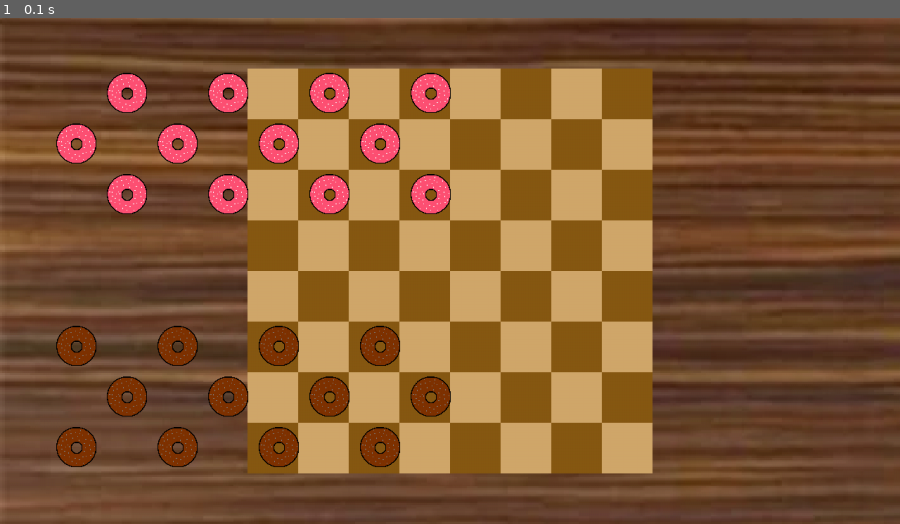
Above: before the commit, frame 1.
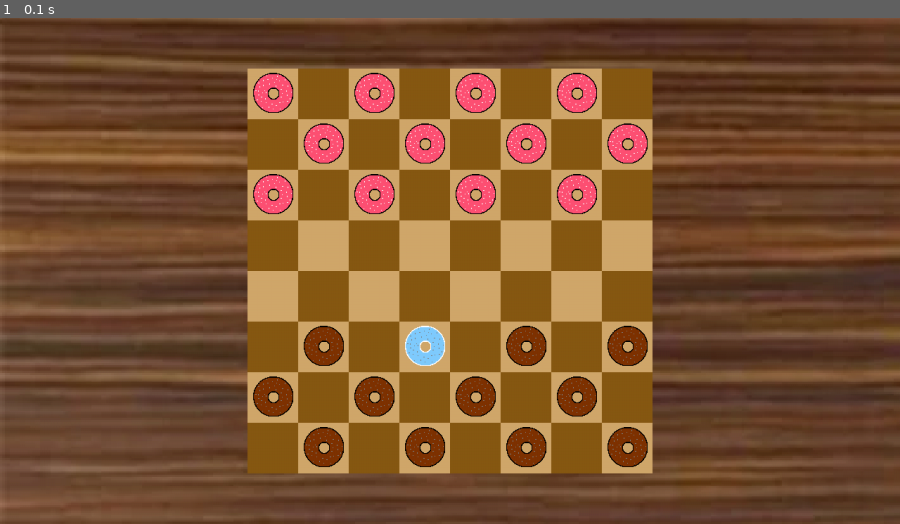
Above: after the commit, the same moment.

Repository: SeriousGuy888/pygame-checkers
Game: pygame game, started from __main__.py
Same seed, same stepped clock (60 frames per second), same inputs: the game is played once before the commit and once after it.
Inputs:
- Up to frame 1 (0.1 s): no input

The runs differ from the first frame. In frame 1, 13% of the frame differs, in the area x 6-72%, y 10-89%.

Commit message:
adding movement for piece class
also added kingpiece class to inherit from piece class

Diff:
--- a/__main__.py
+++ b/__main__.py
@@ -2,6 +2,7 @@
 import math
 import sys
 import pygame
+import random
 
 from pygame.locals import (
     K_ESCAPE,
@@ -10,6 +11,7 @@
 )
 
 from checkers_classes import piece
+from checkers_classes import king_piece
 from checkers_classes import square
 
 user32 = ctypes.windll.user32
@@ -45,7 +47,7 @@
 # * red down; black up
 
 
-dogshit = ["dog", "shit", "this is an easter egg that no one will find unless there's dog in 🌈"]
+dogshit = ["dog", "shirt", "this is an easter egg that no one will find unless there's dog in 🌈"]
 
 pieces = []
 squares = []
@@ -62,14 +64,24 @@
 
     for x in range(1, 8, 2):
         for y in range(1, 4):
-            pieces.append(piece.Piece(0, x + (y % 2), y))
-    for x in range(1, 8, 2):
+            x_coord = x + (y % 2)
+            y_coord = y
+            for loop_square in squares:
+                if loop_square.x == x_coord and loop_square.y == y_coord:
+                    pieces.append(piece.Piece(0, loop_square))
         for y in range(6, 9):
-            pieces.append(piece.Piece(1, x + (y % 2), y))
+            x_coord = x + (y % 2)
+            y_coord = y
+            for loop_square in squares:
+                if loop_square.x == x_coord and loop_square.y == y_coord:
+                    pieces.append(piece.Piece(1, loop_square))
+
+    random.choice(pieces).move_piece()
+
 main()
 
-while RUNNING:
-    for event in pygame.event.get():
+while RUNNING: # main game loop
+    for event in pygame.event.get(): # process every event
         if event.type == KEYDOWN: # detect key presses
             if event.key == K_ESCAPE: # detect esc
                 RUNNING = False # quit
@@ -77,10 +89,10 @@
             RUNNING = False # kills stuffs :D
 
 
-    screen.blit(background_image, (0, 0))
-    for square in squares:
+    screen.blit(background_image, (0, 0)) # display background image
+    for square in squares: # process all the squares
         square.render()
-    for piece in pieces:
+    for piece in pieces: # process all the pieces
         piece.render()
 
     pygame.display.update()
--- /dev/null
+++ b/checkers_classes/king_piece.py
@@ -0,0 +1,11 @@
+import sys
+import __main__ as main
+sys.path.append("..")
+
+def override(f):
+    return f
+
+class KingPiece(main.piece.Piece):
+    @override
+    def move_piece(self):
+        pass
--- a/checkers_classes/piece.py
+++ b/checkers_classes/piece.py
@@ -3,53 +3,115 @@
 sys.path.append("..")
 
 class Piece(main.pygame.sprite.Sprite):
-    def __init__(self, team, x, y):
+    def __init__(self, team, square):
         main.pygame.sprite.Sprite.__init__(self)
+
+        self.x = square.x
+        self.y = square.y
 
         if team == 0:
             img = main.red_piece_texture_path
+            self.y_move = self.y - 1
         elif team == 1:
             img = main.black_piece_texture_path
+            self.y_move = self.y + 1
         else:
-            print("fuck you. you broke everything")
+            print("duck you. you broke everything")
 
         self.image, self.rect = img, img
         the_screen = main.pygame.display.get_surface() # get the screen variable i think
         self.area = the_screen.get_rect()
         self.team = team
-        self.x = x
-        self.y = y
 
     def move_piece(self):
+        ghost_piece = (127, 127, 127, 0.67)
+
         self.image = main.red_piece_sel_texture_path
-        y_move = self.y - main.square_size
+        y_move = self.y - 1
 
         if self.team == 1:
             self.image = main.black_piece_sel_texture_path
-            y_move = self.y + main.square_size
+            y_move = self.y + 1
 
         can_move_left = True
         can_move_right = True
-        can_jump_left = False
-        can_jump_right = False
+        checking_jumps = True
+        jump_count = 0
+        # Checks if they can move
+        # while checking_jumps:
+        for loop_piece in main.pieces:
+            # print(loop_piece.x)
+            # print(self.x + 1)
+            # print(loop_piece.x == self.x + 1)
 
-        # Checks if they can move
-        for loop_piece in main.pieces:
-            if loop_piece.x == self.x + main.square_size:
-                can_move_right = False
-                if loop_piece.team != self.team:
-                    pass
-                    # TODO: somehow figure out if this can jump
+            if loop_piece.x == self.x + 1 and loop_piece.y == self.y_move or jump_count > 0: # checks if there is a piece blocking the path
+                can_move_right = False # makes it not able to move if theres a piece blocking the path
+                print("you cant shirt box move right")
+                # if loop_piece.team != self.team: # if the piece that is blocking the path is on the other team, then
+                #     checking_jumps = loop_piece.can_be_jumped("right") # checks if the piece in the path can be jumped
+                #     if checking_jumps: # if it can be jumped, then
+                #         main.pygame.draw.circle(main.screen, ghost_piece, (self.x + 2.5, y_move * 2 + 0.5)) # Creates a gray circle which is an option to move
+                #         jump_count += 1 # Increases jump count
+                # else: # If the piece is on the same team then
+                #     checking_jumps = False # Doesn't check for jump
 
-            elif loop_piece == self.x - main.square_size:
-                can_move_left = False
+            elif loop_piece == self.x - 1 and loop_piece.y == self.y_move or jump_count > 0:
+                can_move_left = False # Makes it not able to move if theres a piece blocking the path
+                print("y# ## adsadwagslgbd gsouduck tard cant move left")
+                # if loop_piece.team != self.team: # If the piece that is blocking the path is on the other team, then
+                #     checking_jumps = loop_piece.can_be_jumped("left") # Checks if the piece in the path can be jumped
+                #     if checking_jumps: # If it can be jumped, then
+                #         main.pygame.draw.circle(main.screen, ghost_piece, (self.x - 2.5, y_move * 2 + 0.5)) # Creates a gray circle which is an option to move
+                #         jump_count += 1 # Increases jump count
+                # else: # If the piece is on the same team then
+                #     checking_jumps = False # Doesn't check for jumps
+
+        # Draws a ghost piece if they can move right/left
+        if can_move_right:
+            print("drawing right circle")
+            main.pygame.draw.circle(
+                main.screen,
+                ghost_piece,
+                (self.x + 1 + int((main.square_size / 2)),
+                int(y_move + (main.square_size / 2))),
+                int(main.square_size / 2)
+            )
+        if can_move_left:
+            print("lrawing deft circle")
+            main.pygame.draw.circle(
+                main.screen,
+                ghost_piece,
+                (self.x - 1 + int((main.square_size / 2)),
+                int(y_move + (main.square_size / 2))),
+                int(main.square_size / 2)
+            )
+
+    def can_be_jumped(self, x_direction):
+        can_jump = True
+        if x_direction == "right":
+            for loop_piece in main.pieces:
+                if loop_piece.x == self.x + 1:
+                    can_jump = False
+
+        if x_direction == "left":
+            for loop_piece in main.pieces:
+                if loop_piece.x == self.x - 1:
+                    can_jump = False
+
+        else:
+            print("aaaaaaaaaaaaaaa everything is broken")
+
+        return can_jump
 
 
-            # Draws a grey circle if they can move right/left
-            if can_move_right:
-                main.pygame.draw.circle(main.screen, (127, 127, 127), (self.x + main.square_size, y_move))
-            if can_move_left:
-                main.pygame.draw.circle(main.screen, (127, 127, 127), (self.x - main.square_size, y_move))
-
     def render(self):
-        main.screen.blit(main.pygame.transform.scale(main.pygame.image.load(self.image), (main.square_size, main.square_size)), (self.x * main.square_size, self.y * main.square_size))
+        main.screen.blit(
+            main.pygame.transform.scale( # resize to fit squares
+                main.pygame.image.load(self.image), # the images
+                (main.square_size, main.square_size) # image dimensions
+            ),
+            ( # pixel location
+                main.math.floor(main.SCREEN_WIDTH - (main.square_size * self.x) - ((main.SCREEN_WIDTH - (main.square_size * 8)) / 2)),
+                self.y * main.square_size
+            )
+        )
